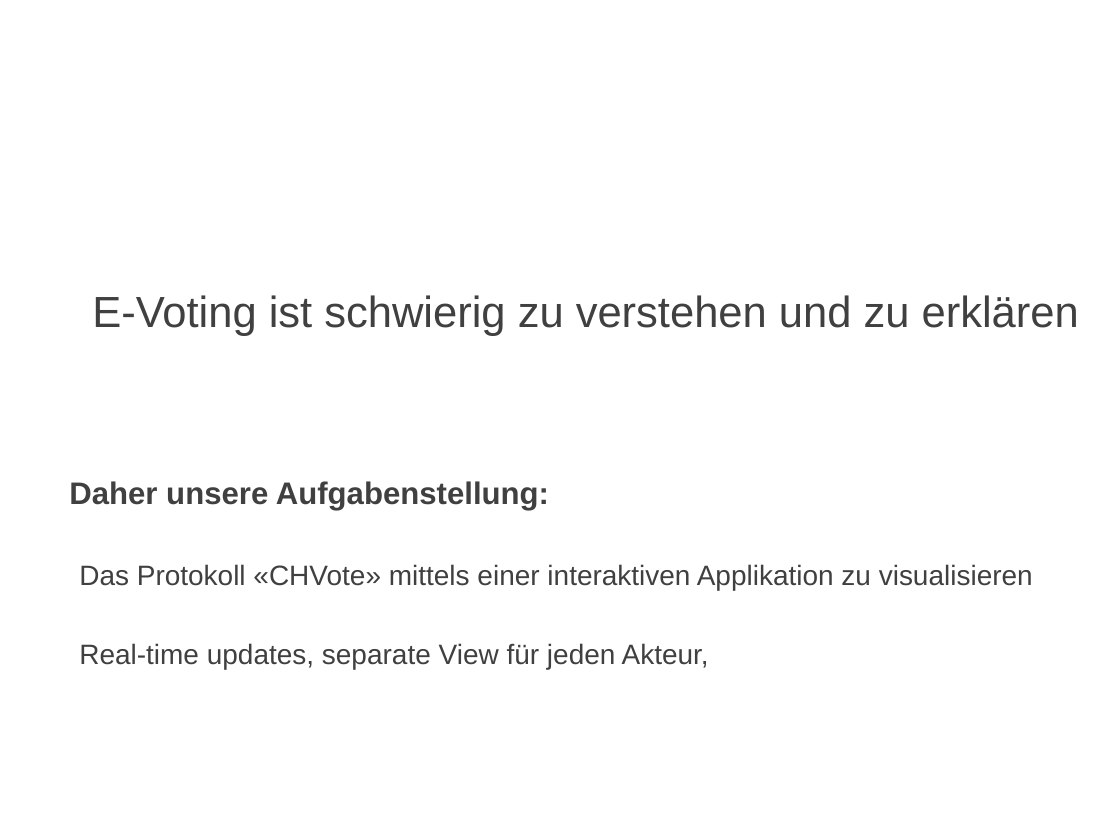
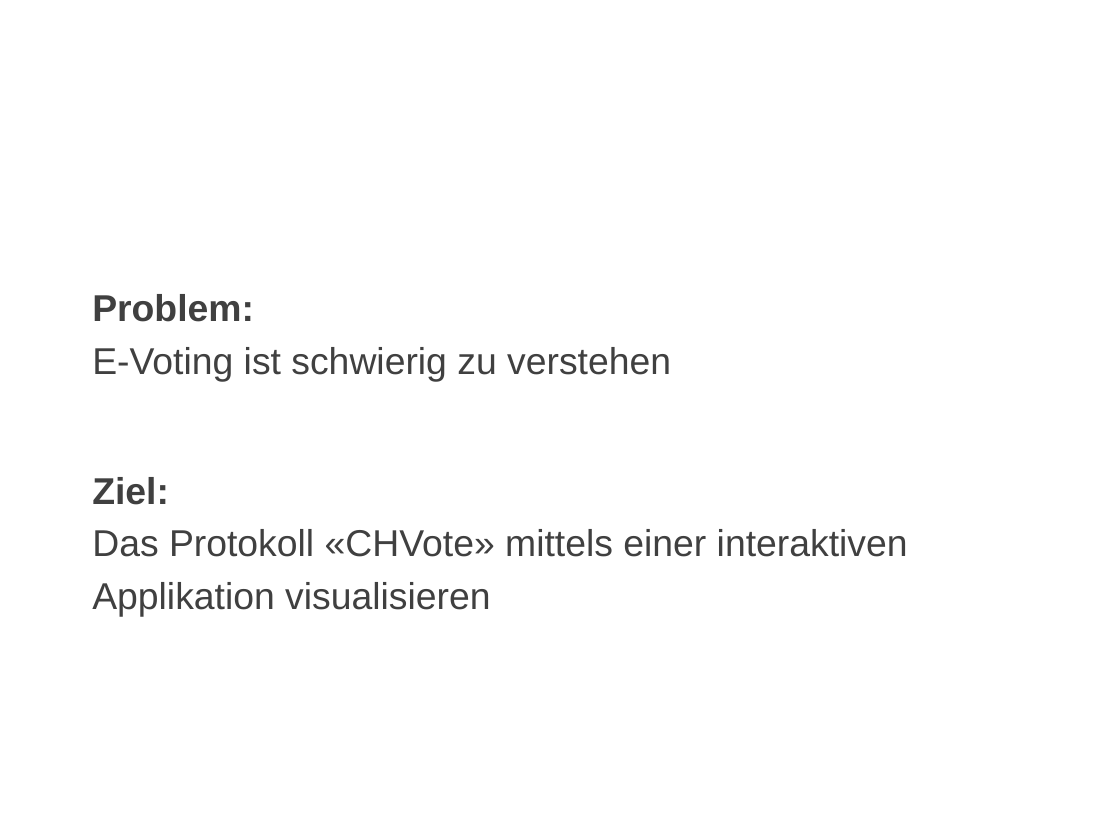
Before and after one commit to nextgenevoting/visualizer, a slide deck: slide 5 of docs/Presentation.pptx. Drawn at 1120x840 pixels with LibreOffice and Linux fonts; fonts in the diff are those of the drawing; background and template pictures are left out. Boxes give left, top, right and bottom in pixels: in the first picture for what was removed or moved away, otherwise in the second. Text is boxed around its words. In the diff, an @@ line names an element or a change of style, - is before the commit and + after.

```diff
--- a/docs/Presentation.pptx
+++ b/docs/Presentation.pptx
@@ text at box(92, 294, 908, 616): text changed; size 28 to 24 pt @@
-E-Voting ist schwierig zu verstehen und zu erklären
+Problem:
+E-Voting ist schwierig zu verstehen
+Ziel:
+Das Protokoll «CHVote» mittels einer interaktiven
+Applikation visualisieren
@@ text removed at box(69, 481, 549, 511) @@
-Daher unsere Aufgabenstellung:
@@ text removed at box(79, 564, 1033, 669) @@
-Das Protokoll «CHVote» mittels einer interaktiven Applikation zu visualisieren
-Real-time updates, separate View für jeden Akteur,
```
Also in this commit, not shown: 3 other slides changed, 12 other files.
